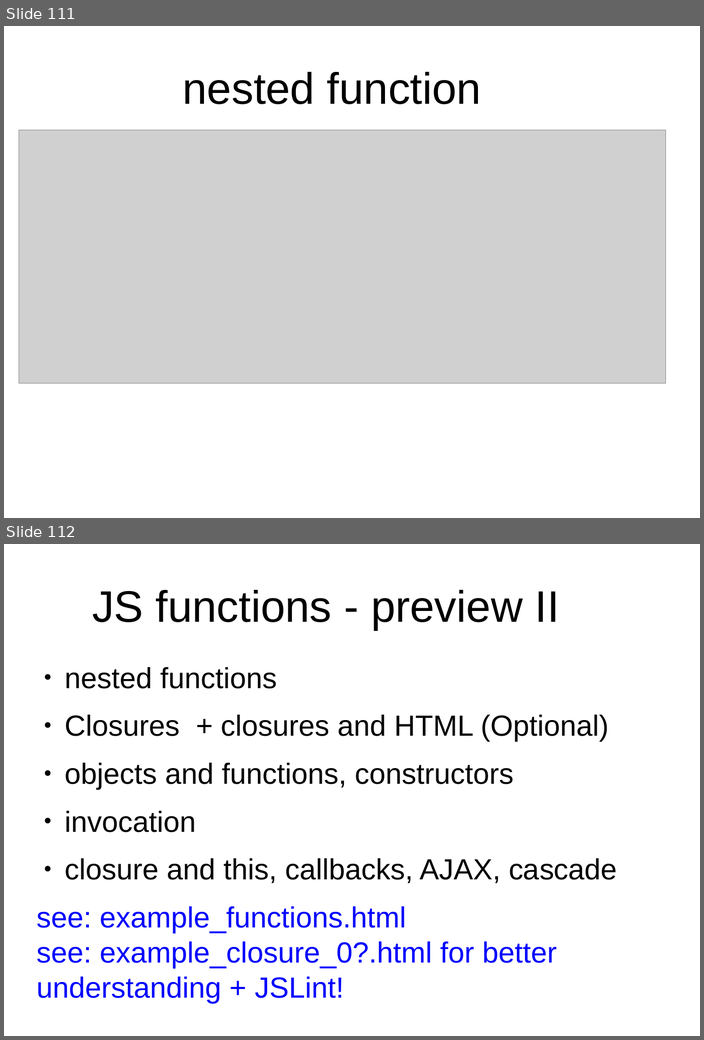
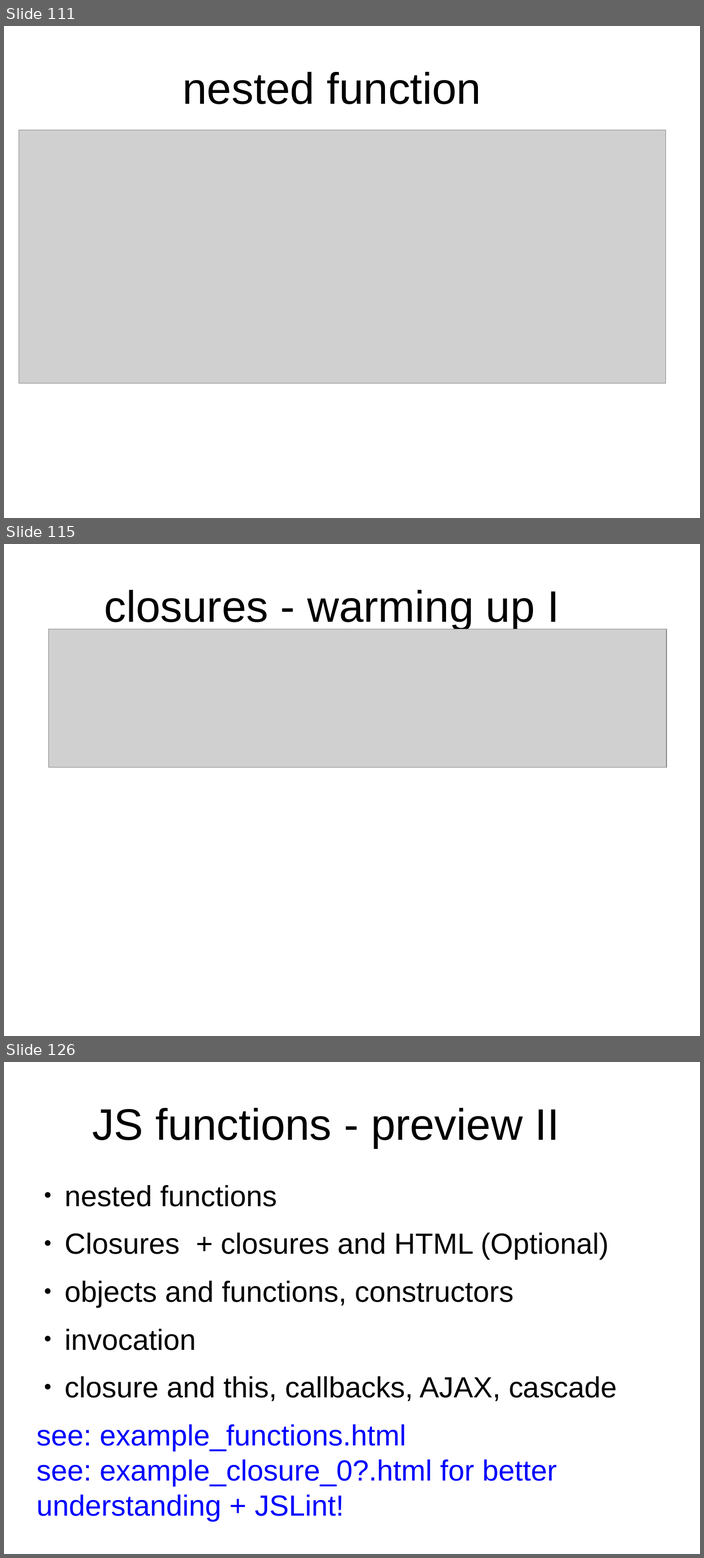
Before and after one commit to peterborkuti/other, a slide deck: JavaScriptBasics/jsbasics-slide.odp. Shown one above the other, each under a label of ours: slides 111 and 112 before the commit, slides 111, 115 and 126 after it; the slides between them are not shown. The pictures are 704x1040 and 704x1558 pixels, drawn with LibreOffice and Linux fonts; fonts in the diff are those of the drawing; grey boxes stand for pictures; background and template pictures are left out. Boxes give left, top, right and bottom in pixels: in the first picture for what was removed or moved away, otherwise in the second. Text is boxed around its words. In the diff, an @@ line names an element or a change of style, - is before the commit and + after.

```diff
--- a/JavaScriptBasics/jsbasics-slide.odp
+++ b/JavaScriptBasics/jsbasics-slide.odp
@@ slide 115 added at bbox=[4, 544, 700, 1036], background #FFFFFF @@
@@ title added at bbox=[104, 590, 559, 630], 53.3 pt, text #000000 @@
+closures - warming up I
@@ picture added at bbox=[49, 629, 666, 767] @@
@@ what was slide 112 is now slide 126 @@
```
Also in this commit, not shown: 13 other slides added, 2 other files.
